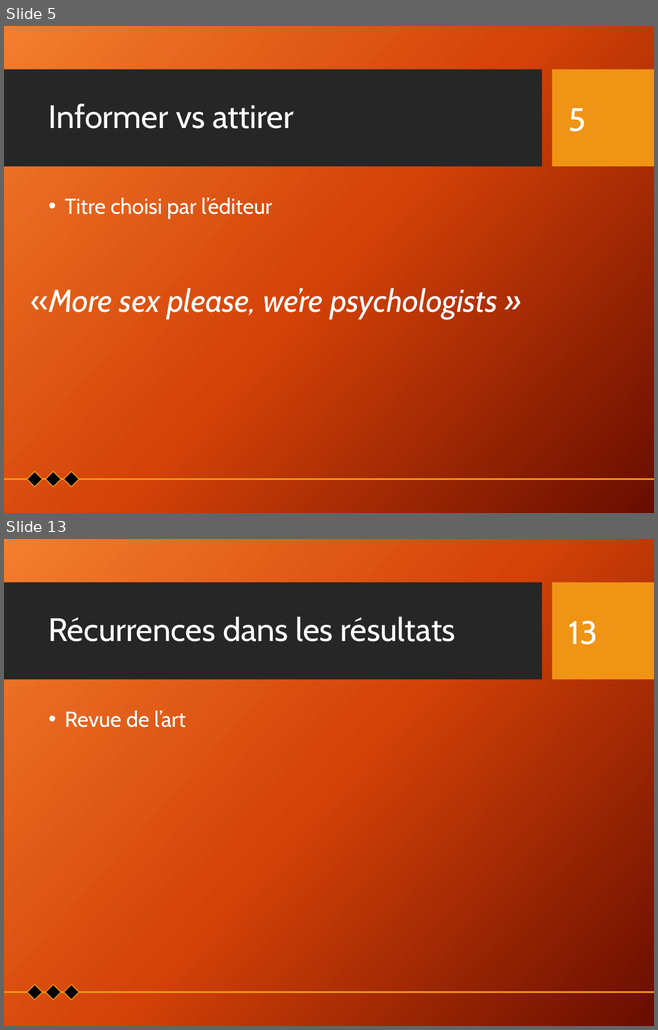
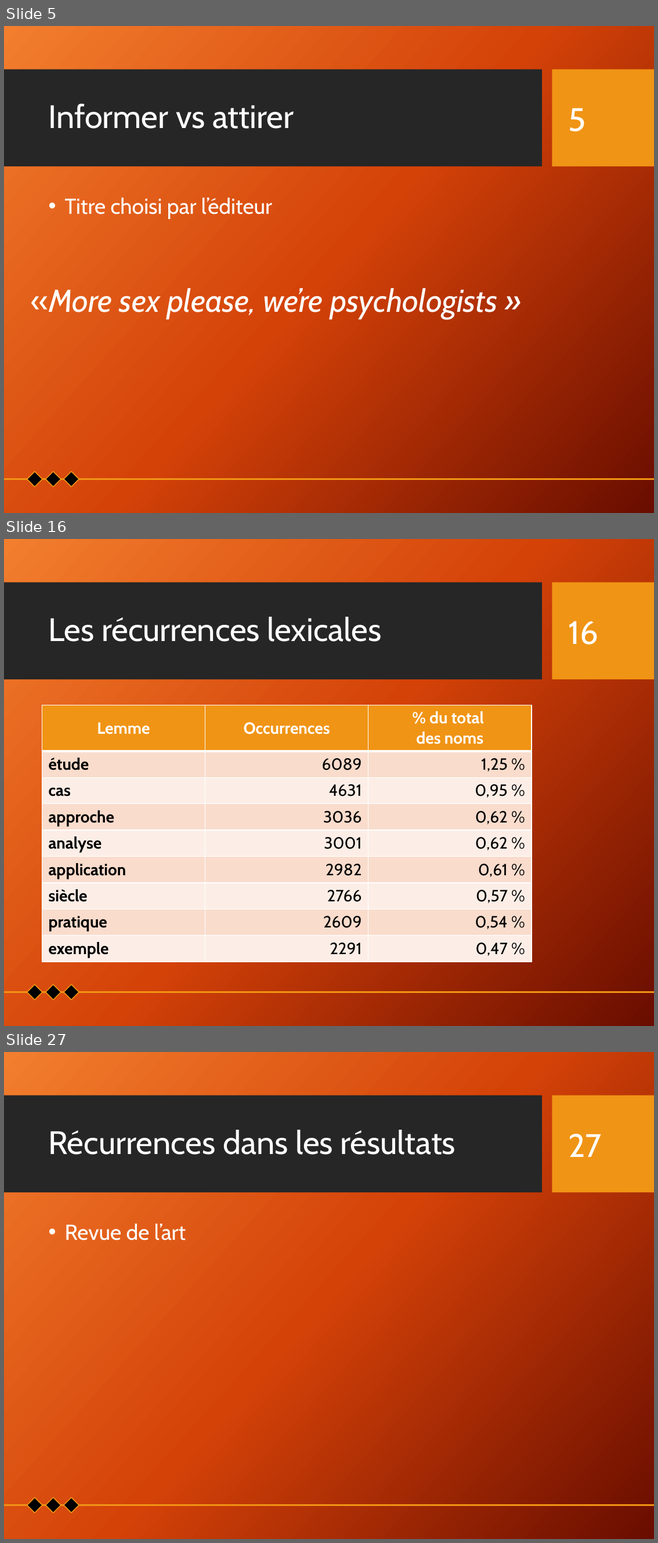
Before and after one commit to Xitog/tal, a slide deck: dossiers/Final - Présentation Projet de recherche.pptx. Shown one above the other, each under a label of ours: slides 5 and 13 before the commit, slides 5, 16 and 27 after it; the slides between them are not shown. The pictures are 658x1030 and 658x1543 pixels, drawn with LibreOffice and Linux fonts; fonts in the diff are those of the drawing; background and template pictures are left out. Boxes give left, top, right and bottom in pixels: in the first picture for what was removed or moved away, otherwise in the second. Text is boxed around its words. In the diff, an @@ line names an element or a change of style, - is before the commit and + after.

```diff
--- a/dossiers/Final - Présentation Projet de recherche.pptx
+++ b/dossiers/Final - Présentation Projet de recherche.pptx
@@ slide 16 added at (x1=4, y1=539, x2=654, y2=1026), background picture (left out); not listed: 2 template elements that a slide beside it also shows @@
@@ title added at (x1=48, y1=617, x2=382, y2=642), 36 pt, text #FFFFFF @@
+Les récurrences lexicales
@@ page number added at (x1=568, y1=621, x2=598, y2=645), 36 pt, text #FFFFFF @@
+16
@@ table added at (x1=42, y1=705, x2=531, y2=961), 9 rows, 3 columns @@
+Lemme | Occurrences | % du total des noms
+étude | 6089 | 1,25 %
+cas | 4631 | 0,95 %
+approche | 3036 | 0,62 %
+analyse | 3001 | 0,62 %
+application | 2982 | 0,61 %
+siècle | 2766 | 0,57 %
+pratique | 2609 | 0,54 %
+exemple | 2291 | 0,47 %
@@ group added at (x1=4, y1=984, x2=654, y2=1000): 3 diamonds, 1 line @@
@@ what was slide 13 is now slide 27 @@
@@ page number at (x1=568, y1=1134, x2=601, y2=1157): text changed @@
-13
+27
```
Also in this commit, not shown: 8 slides changed, 15 other slides added.
